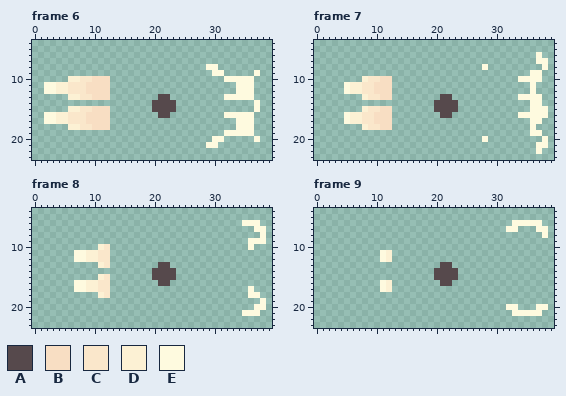
A pixel-art file gets an edit: Twisted Petal/Assets/Aseprite/Weapons/WeaponsAnimated/rocketLauncher.ase. That is the earlier state.
45x30 pixels, 12 frames. Shown: frame 6: x 0..39, y 4..23; frame 7: x 0..39, y 4..23; frame 8: x 0..39, y 4..23; frame 9: x 0..39, y 4..23. The commit also changed other frames, which this record leaves out.
Visible layers, top first: "Effects", "PIVOT".
Palette (. is transparent): A #56494c  B #f8dec3  C #fae7cb  D #fcf1d4  E #fefadf
Pixels before, frame 6, first column x 2:
 8 ...........................EE.......
 9 ............................EE.....E
10 ....DDCCBBB...................EEEEE.
11 EEDDCCCBBBB.....................EEE.
12 EEDDCCCBBBB.....................EEE.
13 ....DDCCBBB........AA.........EEEEE.
14 ..................AAAA.............E
15 ....DDCCBBB.......AAAA.............E
16 EEDDCCCBBBB........AA.........EEEEE.
17 EEDDCCCBBBB.....................EEE.
18 ....DDCCBBB.....................EEE.
19 ..............................EEEEE.
20 ............................EE.....E
21 ...........................EE.......
Pixels before, frame 7, first column x 5:
 6 ................................E.
 7 ................................EE
 8 .......................E.........E
 9 ...............................EE.
10 ...DCCBB.....................EEEE.
11 EDDCCBBB.......................E..
12 EDDCCBBB.......................E..
13 ...DCCBB........AA...........EEEE.
14 ...............AAAA............EE.
15 ...DCCBB.......AAAA............EEE
16 EDDCCBBB........AA...........EEEEE
17 EDDCCBBB.......................EE.
18 ...DCCBB.......................E..
19 ...............................EE.
20 .......................E.........E
21 ................................EE
22 ................................E.
Pixels before, frame 8, first column x 7:
 6 ............................EEE.
 7 ..............................EE
 8 ...............................E
 9 .............................EEE
10 ....DC.......................E..
11 EEDDCC..........................
12 EEDDCC..........................
13 ....DC........AA................
14 .............AAAA...............
15 ....DC.......AAAA...............
16 EEDDCC........AA................
17 EEDDCC.......................E..
18 ....DC.......................EE.
19 ...............................E
20 ..............................EE
21 ............................EEE.
Pixels before, frame 9, first column x 11:
 6 ......................EEEEE.
 7 .....................EE...EE
 8 ...........................E
 9 ............................
10 ............................
11 ED..........................
12 ED..........................
13 ..........AA................
14 .........AAAA...............
15 .........AAAA...............
16 ED........AA................
17 ED..........................
18 ............................
19 ............................
20 .....................EE...EE
21 ......................EEEEE.
After the commit:
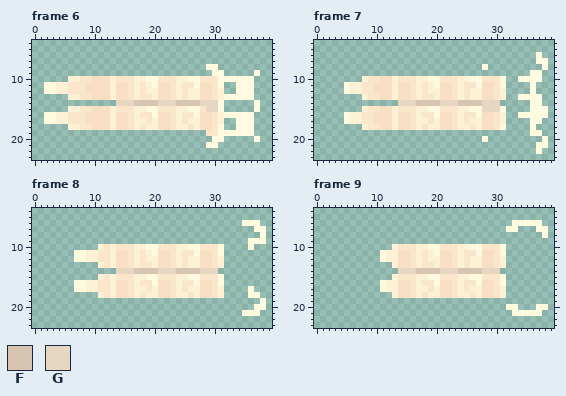
Colours new in this view: F #d7c4b1  G #e7d7c1
Changes in this commit:
layer "Base" now shown
Frame 6, layer "Base":
y 10: x 13..31 ................... -> DCCCDDEECCCDDEECCCE
y 11: x 13..31 ................... -> DBBCDCDEBBCDCCEBBCE
y 12: x 13..31 ................... -> DBBCDCDDBBCDCDDBBCD
y 13: x 13..31 ........AA......... -> DBBCDCCDBBCDCDDBBCD
y 14: x 14..31 ......AAAA........ -> GGGFFFFGGGFFFFGGGE
y 15: x 13..31 .......AAAA........ -> DCCCDDEECCCDDEECGGE
y 16: x 13..31 ........AA......... -> DBBCDCCEBBCDCCEBBCD
y 17: x 13..31 ................... -> DBBCDDCDBBCDCDDBBCD
y 18: x 13..31 ................... -> DBBCDCDDBBCDDCDBBCE
y 19: x 29..31 ... -> CCE
Frame 7, layer "Base":
y 10: x 13..31 ................... -> DCCCDDEECCCDDEECCCE
y 11: x 13..31 ................... -> DBBCDCDEBBCDCCEBBCE
y 12: x 13..31 ................... -> DBBCDCDDBBCDCDDBBCD
y 13: x 13..31 ........AA......... -> DBBCDCCDBBCDCDDBBCD
y 14: x 14..30 ......AAAA....... -> GGGFFFFGGGFFFFGGG
y 15: x 13..31 .......AAAA........ -> DCCCDDEECCCDDEEGGGE
y 16: x 13..31 ........AA......... -> DBBCDCCEBBCDCCEBBCD
y 17: x 13..31 ................... -> DBBCDDCDBBCDCDDBBCD
y 18: x 13..31 ................... -> DBBCDCDDBBCDDCDBBCE
Frame 8, layer "Base":
y 10: x 13..31 ................... -> DCCCDDEECCCDDEECCCE
y 11: x 13..31 ................... -> DBBCDCDEBBCDCCEBBCE
y 12: x 13..31 ................... -> DBBCDCDDBBCDCDDBBCD
y 13: x 13..31 ........AA......... -> DBBCDCCDBBCDCDDBBCD
y 14: x 14..30 ......AAAA....... -> GGGFFFFGGGFFFFGGG
y 15: x 13..31 .......AAAA........ -> DCCCDDEECCCDDEECCCE
y 16: x 13..31 ........AA......... -> DBBCDCCEBBCDCCEBBCE
y 17: x 13..31 ................... -> DBBCDDCDBBCDCDDBBCD
y 18: x 13..31 ................... -> DBBCDCDDBBCDDCDBBCD
Frame 9, layer "Base": the same change as frame 8
